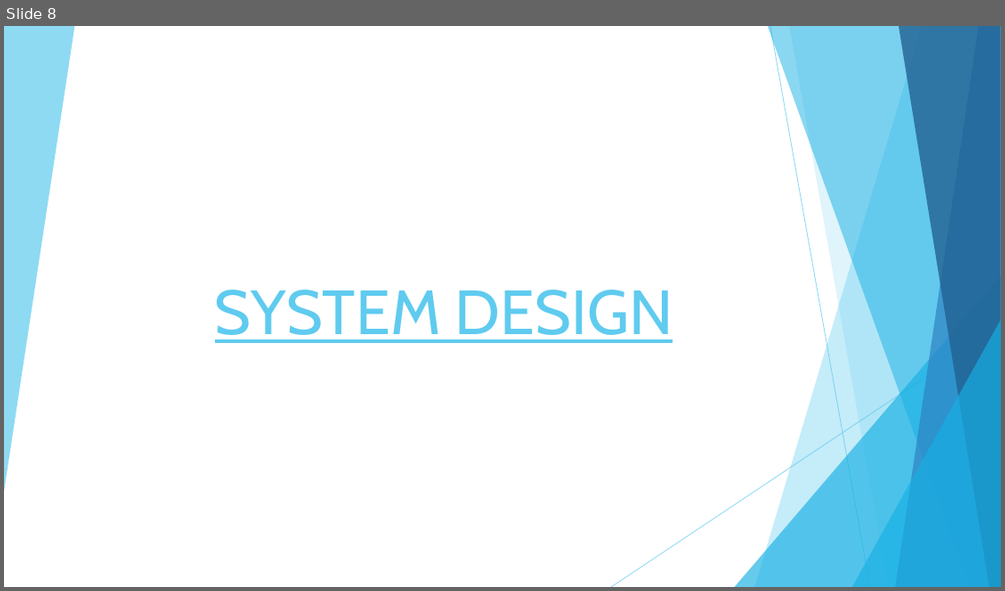
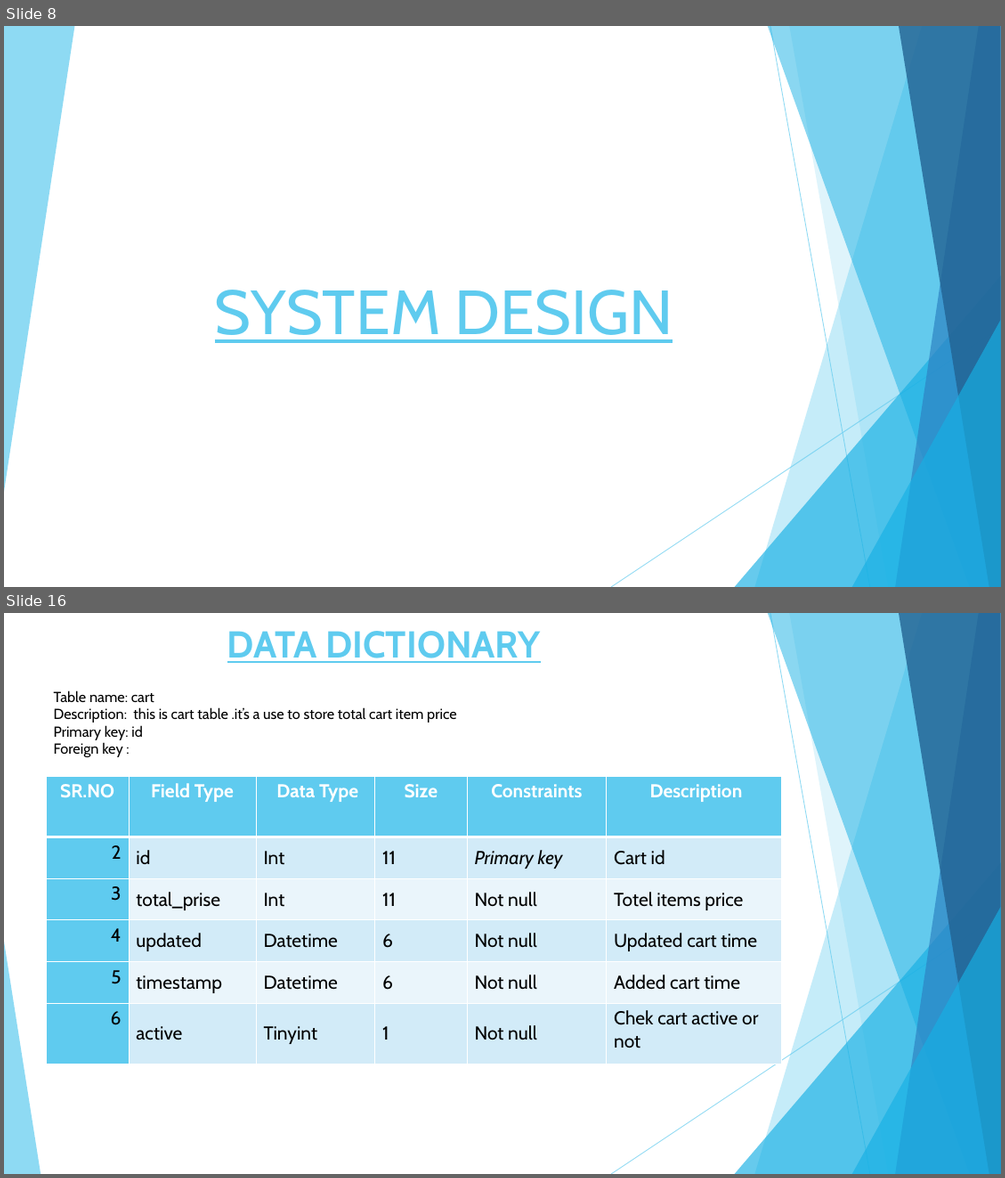
Before and after one commit to vivek-patel007/agwiscart-project, a slide deck: documents/project-agwiscart.pptx. Shown one above the other, each under a label of ours: slide 8 before the commit, slides 8 and 16 after it; the slides between them are not shown. The pictures are 1005x591 and 1005x1178 pixels, drawn with LibreOffice and Linux fonts; fonts in the diff are those of the drawing. Boxes give left, top, right and bottom in pixels: in the first picture for what was removed or moved away, otherwise in the second. Text is boxed around its words. In the diff, an @@ line names an element or a change of style, - is before the commit and + after.

```diff
--- a/documents/project-agwiscart.pptx
+++ b/documents/project-agwiscart.pptx
@@ slide 16 added at [4, 613, 1001, 1174], background #FFFFFF; not listed: 9 template elements that a slide beside it also shows @@
@@ title added at [227, 631, 540, 663], 36 pt, text #5FCBEF, bold, underline @@
+DATA DICTIONARY
@@ text added at [54, 690, 456, 757], 14 pt, text #000000 @@
+Table name: cart
+Description: this is cart table .it’s a use to store total cart item price
+Primary key: id
+Foreign key :
@@ table added at [46, 776, 780, 1064], 6 rows, 6 columns @@
+SR.NO | Field Type | Data Type | Size | Constraints | Description
+2 | id | Int | 11 | Primary key | Cart id
+3 | total_prise | Int | 11 | Not null | Totel items price
+4 | updated | Datetime | 6 | Not null | Updated cart time
+5 | timestamp | Datetime | 6 | Not null | Added cart time
+6 | active | Tinyint | 1 | Not null | Chek cart active or not
@@ triangle added at [4, 941, 40, 1174], fill #5FCBEF at 70% opacity @@
```
Also in this commit, not shown: 6 slides changed, 7 other slides added.
